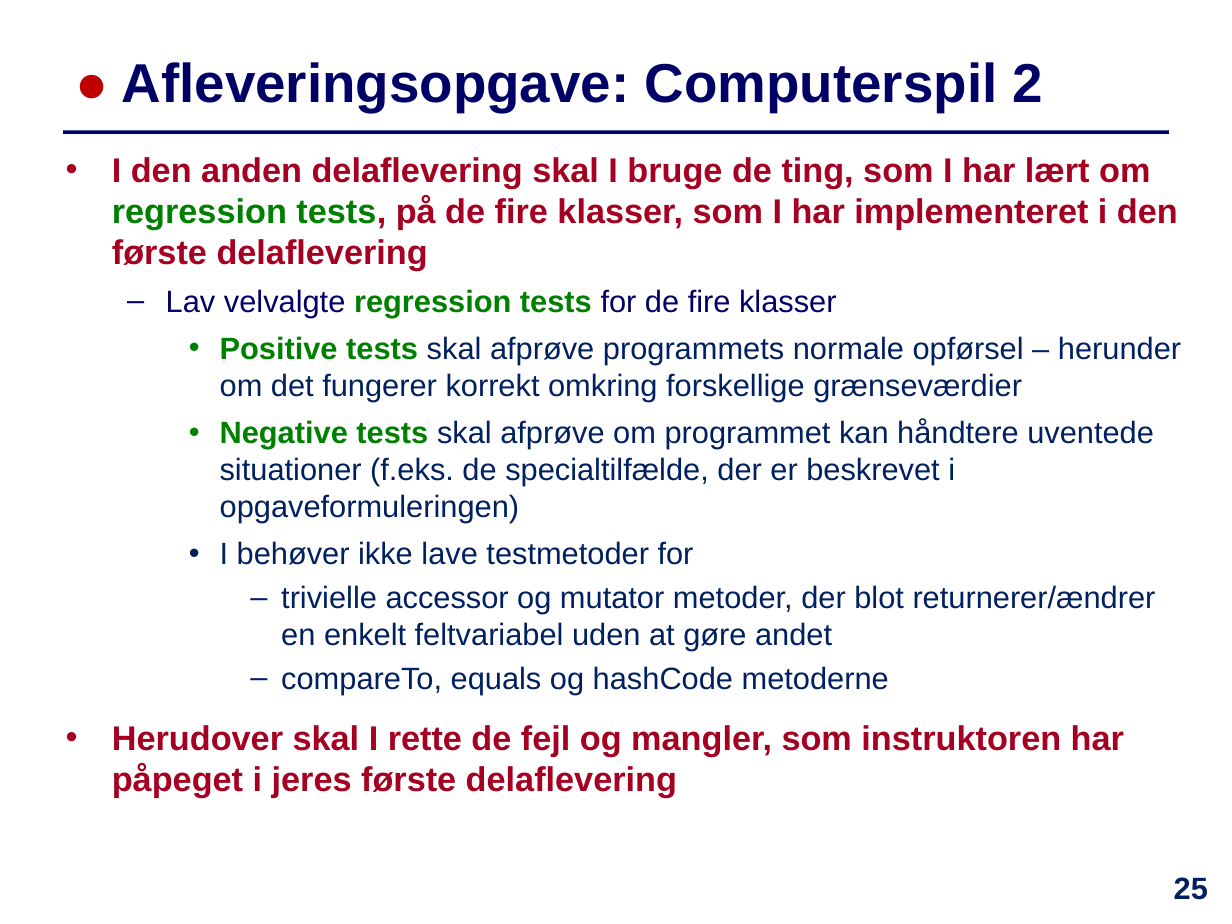
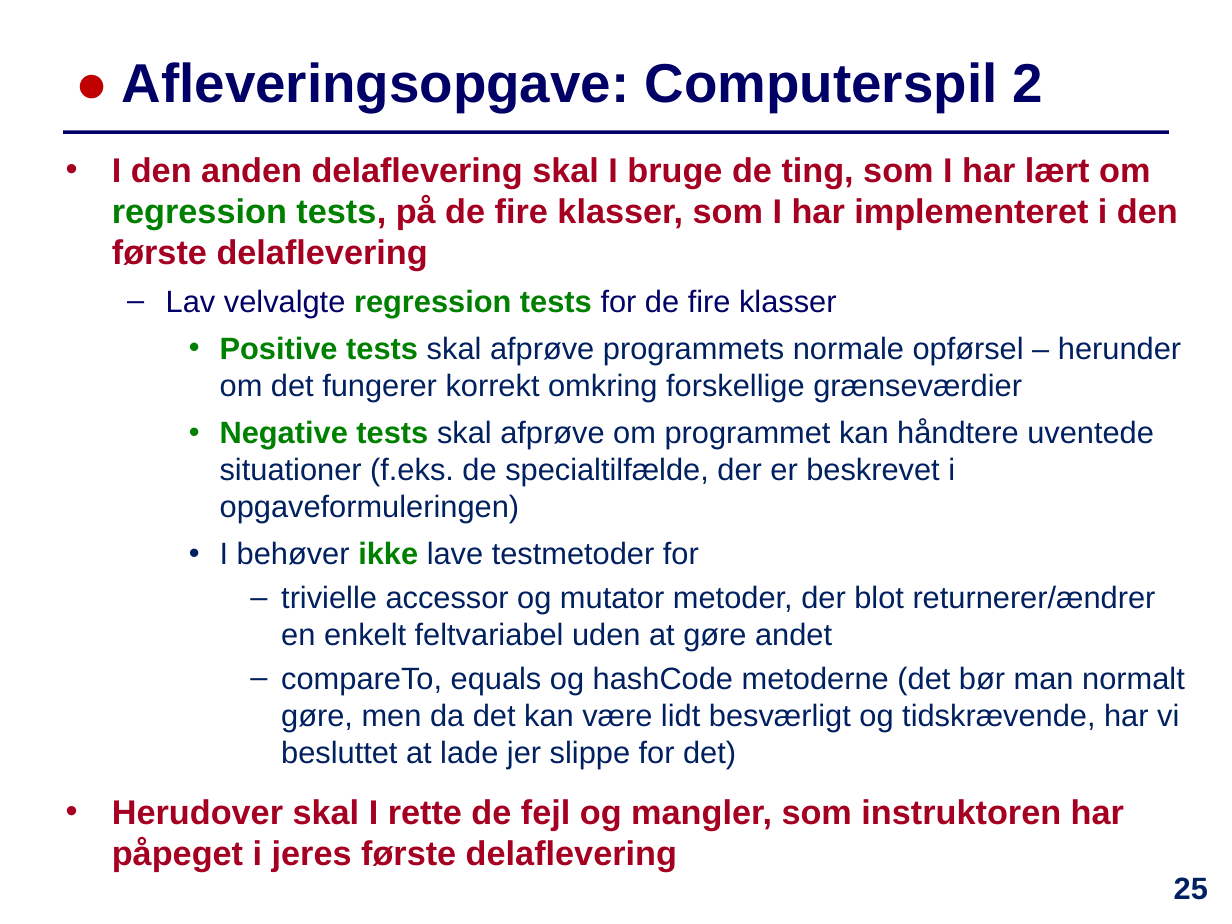
Before and after one commit to IntProgAU/Materiale, a slide deck: slide 25 of web/e22/uge_12/Slides-Uge12.pptx. Drawn at 1232x924 pixels with LibreOffice and Linux fonts; fonts in the diff are those of the drawing. Boxes give left, top, right and bottom in pixels: in the first picture for what was removed or moved away, otherwise in the second. Text is boxed around its words. In the diff, an @@ line names an element or a change of style, - is before the commit and + after.

```diff
--- a/web/e22/uge_12/Slides-Uge12.pptx
+++ b/web/e22/uge_12/Slides-Uge12.pptx
@@ text at [220,541,699,565]: text colour #002060 to #008000, bold on in "ikke" @@
@@ text at [281,666,1185,768]: text changed @@
-      – compareTo, equals og hashCode metoderne
+      – compareTo, equals og hashCode metoderne (det bør man normalt gøre, men da det kan være lidt besværligt og tidskrævende, har vi besluttet at lade jer slippe for det)
```
Also in this commit, not shown: 5 other slides changed, 1 other file.
